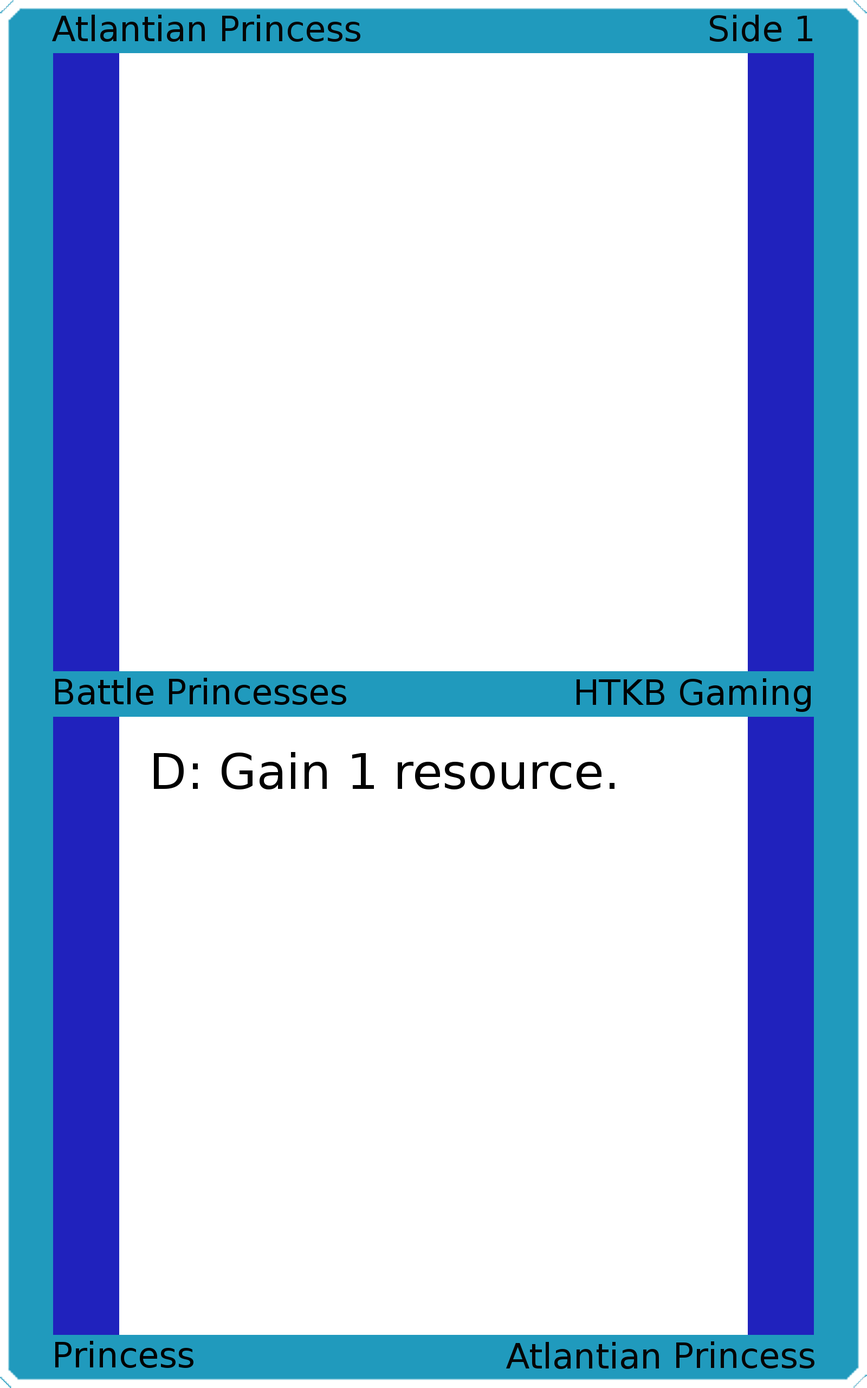
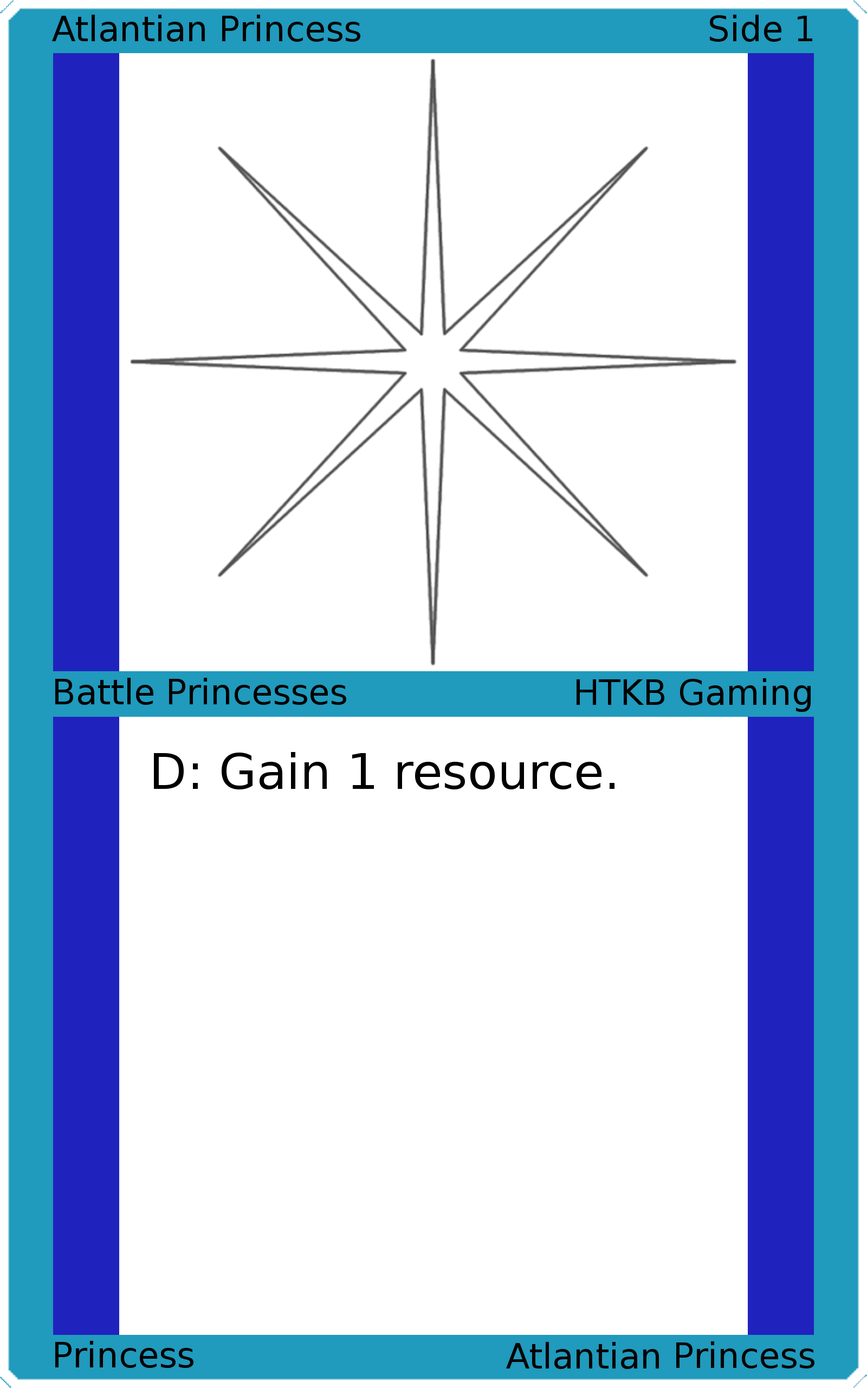
Layer changes from the first 867x1388 image to the second:
added layer "Art" above "Top Background" over [129, 57, 738, 666]
